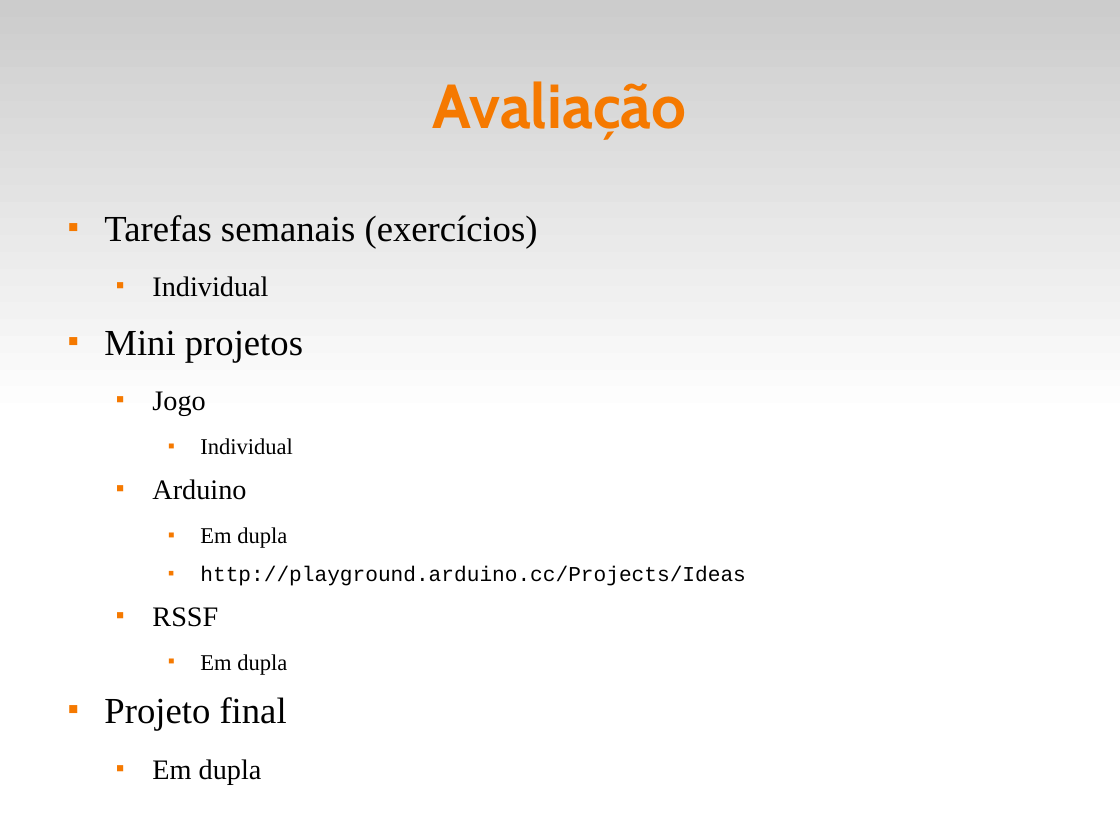
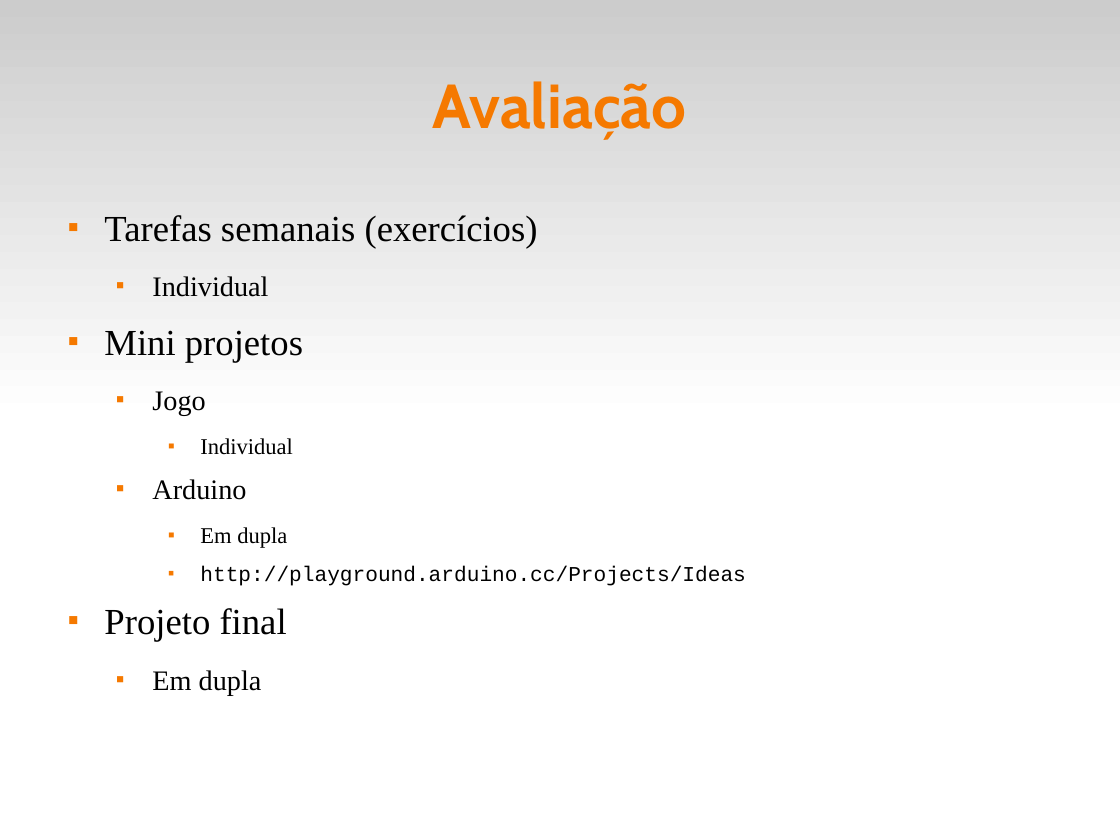
Before and after one commit to fsantanna-uerj/reativos, a slide deck: slide 4 of slides/00_intro.odp. Drawn at 1120x840 pixels with LibreOffice and Linux fonts; fonts in the diff are those of the drawing. Boxes give left, top, right and bottom in pixels: in the first picture for what was removed or moved away, otherwise in the second. Text is boxed around its words. In the diff, an @@ line names an element or a change of style, - is before the commit and + after.

```diff
--- a/slides/00_intro.odp
+++ b/slides/00_intro.odp
@@ text at <box>152,607,287,675</box>: paragraphs removed @@
-  ■ RSSF
-    ■ Em dupla
```
Also in this commit, not shown: 4 other slides changed, 2 slides added, 1 slide removed, 4 other files.
